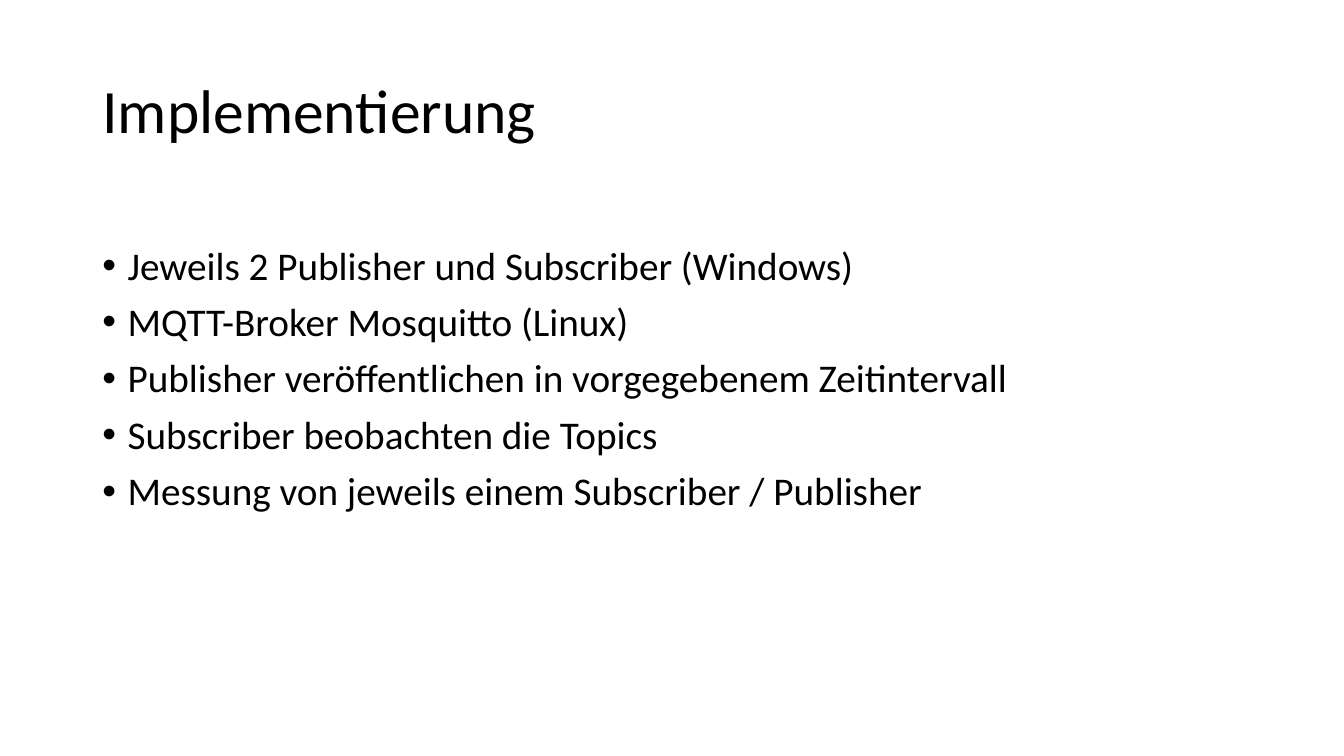
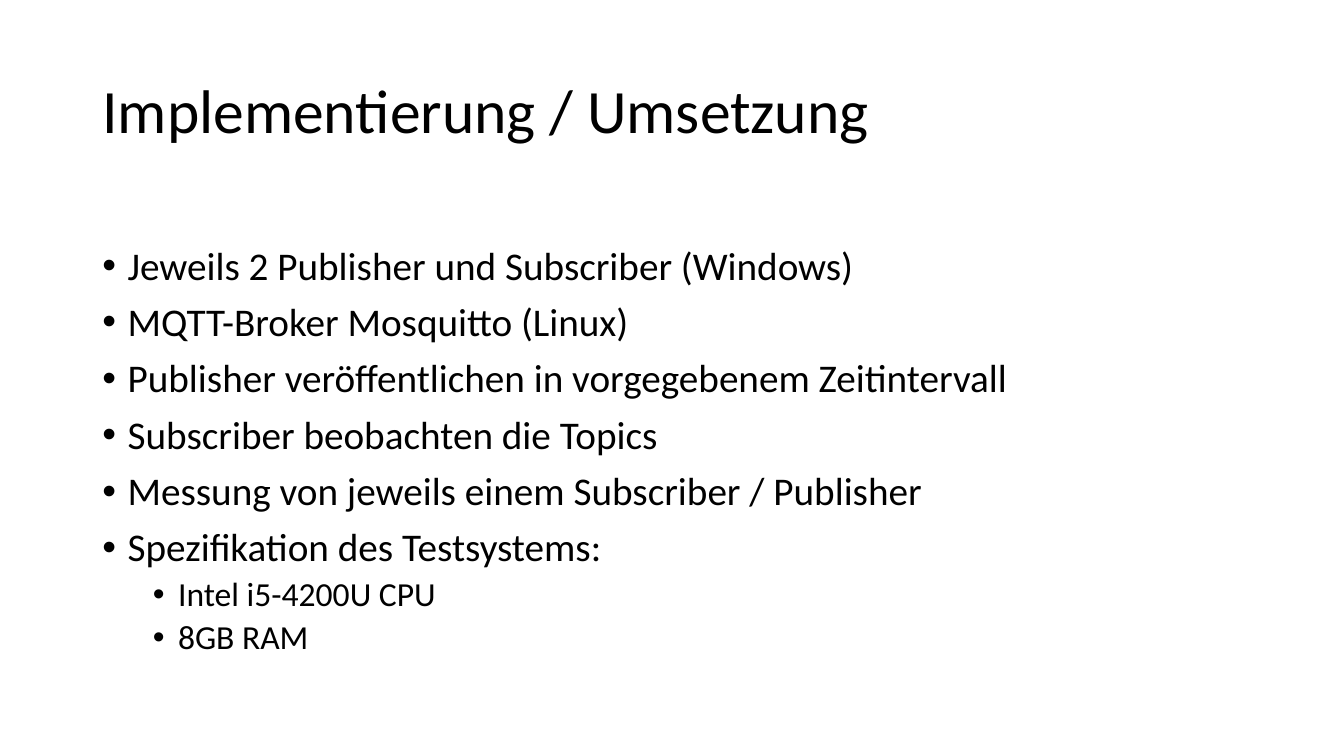
Before and after one commit to ZeraPain/MQTT-Benchmark, a slide deck: slide 4 of documents/MQTT-Benchmark.pptx. Drawn at 1344x756 pixels with LibreOffice and Linux fonts; fonts in the diff are those of the drawing; background and template pictures are left out. Boxes give left, top, right and bottom in pixels: in the first picture for what was removed or moved away, otherwise in the second. Text is boxed around its words. In the diff, an @@ line names an element or a change of style, - is before the commit and + after.

```diff
--- a/documents/MQTT-Benchmark.pptx
+++ b/documents/MQTT-Benchmark.pptx
@@ title at [102, 90, 868, 144]: text changed @@
-Implementierung
+Implementierung / Umsetzung
@@ text at [128, 533, 601, 650]: paragraphs added @@
+• Spezifikation des Testsystems:
+  • Intel i5-4200U CPU
+  • 8GB RAM
```
Also in this commit, not shown: 6 other slides changed, 2 slides added, 3 other files.
